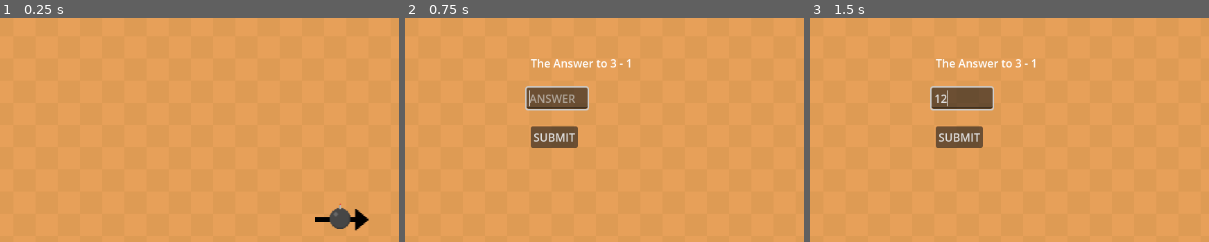
Above: before the commit, frames 1-3 (left to right).
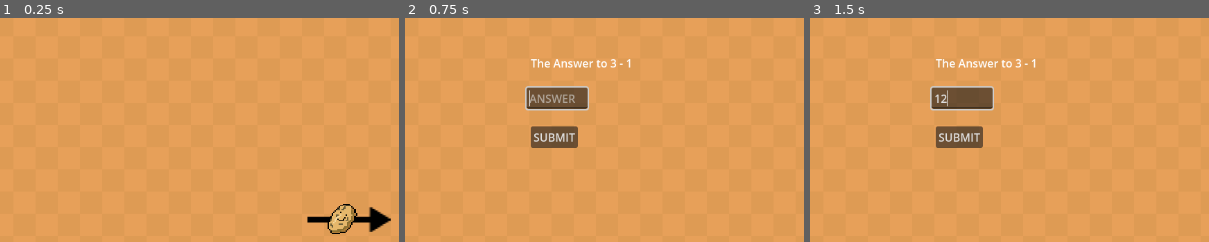
Above: after the commit, the same moments.

Repository: lucianocanovas/hot-potato
Game: Godot game, scene res://scenes/Game.tscn
Same seed, same stepped clock (60 frames per second), same inputs: the game is played once before the commit and once after it. This scene is started directly instead of the project's main scene.
Inputs (mouse positions are % of the whole screen's width and height, from its top left):
- Up to frame 1 (0.25 s): no input
- Up to frame 2 (0.75 s): click "PLAY TURN" at 0.5 s
- Up to frame 3 (1.5 s): click (23, 24) at 1.27 s; type "12" at 1.35 s
The pictures show only the part of the screen within x 4-54%, y 6-56%; the shares and areas given below are measured in that part.

The runs differ from the first frame. In frame 1, 1.3% of the frame differs, in the area x 76-98%, y 82-97%; in frame 2, nothing differs; in frame 3, nothing differs.
Error in both runs: Invalid access of index '0' on a base object of type: 'Array'. (res://scripts/Game.gd:42)

Commit message:
la papa caliente y posible icono

Diff:
--- a/project.godot
+++ b/project.godot
@@ -13,6 +13,7 @@
 config/name="hot-potato"
 run/main_scene="uid://cisyutchc1r3o"
 config/features=PackedStringArray("4.4", "GL Compatibility")
+config/icon="uid://cpe041lrx68ph"
 
 [autoload]
 
--- a/scenes/Game.tscn
+++ b/scenes/Game.tscn
@@ -3,8 +3,8 @@
 [ext_resource type="Script" uid="uid://23ptdpnq7f07" path="res://scripts/Game.gd" id="1_cpr0p"]
 [ext_resource type="Texture2D" uid="uid://dpuvtdf0agb0g" path="res://assets/arrow.png" id="1_qbsmt"]
 [ext_resource type="Texture2D" uid="uid://mo43rkdvt11l" path="res://assets/kenney_rolling-ball-assets/PNG/Default/background_brown.png" id="2_78awf"]
-[ext_resource type="Texture2D" uid="uid://p8ot0cybr11r" path="res://assets/bomb.png" id="2_cpr0p"]
 [ext_resource type="AudioStream" uid="uid://c7l1akaxldjem" path="res://assets/music/Boogie Party.mp3" id="5_s0nni"]
+[ext_resource type="Texture2D" uid="uid://cpe041lrx68ph" path="res://assets/hotpotato1.png" id="6_aug50"]
 
 [sub_resource type="TileSetAtlasSource" id="TileSetAtlasSource_s0nni"]
 texture = ExtResource("2_78awf")
@@ -28,17 +28,9 @@
 tile_set = SubResource("TileSet_aug50")
 
 [node name="Arrow" type="Sprite2D" parent="."]
-position = Vector2(537.5, 328)
-scale = Vector2(2.40625, 1)
+position = Vector2(548, 328)
+scale = Vector2(3.75, 1.15625)
 texture = ExtResource("1_qbsmt")
-
-[node name="Bomb" type="TextureRect" parent="."]
-layout_mode = 0
-offset_left = 515.0
-offset_top = 302.0
-offset_right = 555.0
-offset_bottom = 342.0
-texture = ExtResource("2_cpr0p")
 
 [node name="Timer" type="Timer" parent="."]
 
@@ -97,5 +89,13 @@
 horizontal_alignment = 2
 vertical_alignment = 1
 
+[node name="Bomb" type="Sprite2D" parent="."]
+texture_filter = 1
+position = Vector2(529, 319)
+scale = Vector2(2.03711, 1.90625)
+texture = ExtResource("6_aug50")
+hframes = 10
+vframes = 8
+
 [connection signal="timeout" from="Timer" to="." method="_on_timer_timeout"]
 [connection signal="pressed" from="CanvasLayer/TurnButton" to="." method="_on_turn_button_pressed"]
--- a/scripts/Game.gd
+++ b/scripts/Game.gd
@@ -7,7 +7,7 @@
 @onready var turn_button: Button = $CanvasLayer/TurnButton
 @onready var timer: Timer = $Timer
 @onready var minigame_container: Node = $MinigameContainer
-@onready var bomb: TextureRect = $Bomb
+@onready var bomb: Sprite2D = $Bomb
 
 const TOTAL_TIME = 30.0
 const RAD = 200
@@ -83,9 +83,17 @@
 
 func _on_timer_tick() -> void:
 	time -= 1
+	if (time > 20):
+		bomb.frame = 0
+	else:
+		if (time > 10 and time <= 20):
+			bomb.frame = 1
+		else:
+			bomb.frame = 2
 	time_label.text = "Time: " + str(round(time))
 	if time <= 0:
 		eliminatePlayer()
+		bomb.frame = 1
 
 func loadMinigame() -> void:
 	#hacemos invisibles los nombres,la bomba y la flecha
Binary file added: assets/hotpotato1.png
Not shown, added: assets/hotpotato1.png.import
